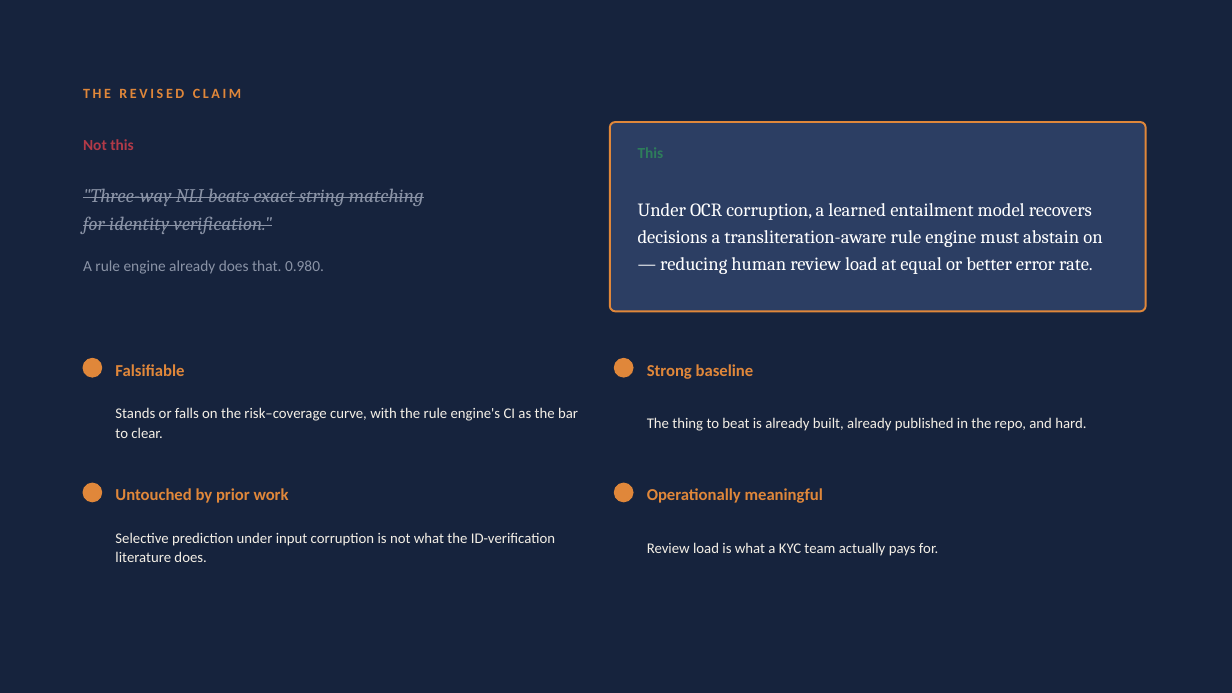
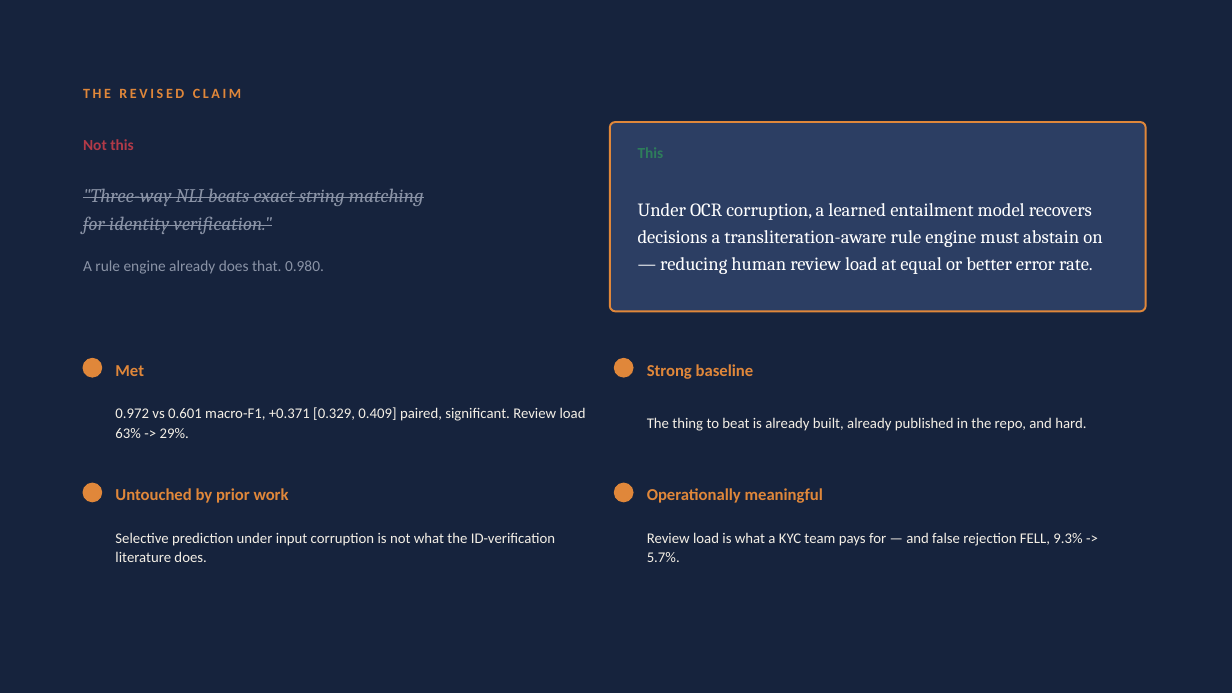
Before and after one commit to StutiArya2/kyc-nli, a slide deck: slide 8 of docs/proposal/KYC-NLI-Mid-Review.pptx. Drawn at 1232x693 pixels with LibreOffice and Linux fonts; fonts in the diff are those of the drawing. Boxes give left, top, right and bottom in pixels: in the first picture for what was removed or moved away, otherwise in the second. Text is boxed around its words. In the diff, an @@ line names an element or a change of style, - is before the commit and + after.

Commit message:
Complete M1-M3a: OCR calibration, Dakshina integration, trained cross-encoder at 0.972 macro-F1, and the live demo

```diff
--- a/docs/proposal/KYC-NLI-Mid-Review.pptx
+++ b/docs/proposal/KYC-NLI-Mid-Review.pptx
@@ text at (x1=115, y1=365, x2=144, y2=376): text changed @@
-Falsifiable
+Met
@@ text at (x1=115, y1=407, x2=586, y2=438): text changed @@
-Stands or falls on the risk–coverage curve, with the rule engine's CI as the bar to clear.
+0.972 vs 0.601 macro-F1, +0.371 [0.329, 0.409] paired, significant. Review load 63% -> 29%.
@@ text at (x1=647, y1=532, x2=1082, y2=562): text changed @@
-Review load is what a KYC team actually pays for.
+Review load is what a KYC team pays for — and false rejection FELL, 9.3% -> 5.7%.
```
Also in this commit, not shown: 4 other slides changed, 8 other files.
